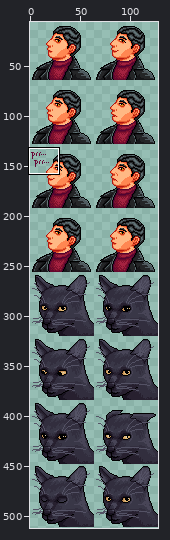
A sprite sheet gets an edit: assets/characters/TCK/catking_portraits_black.png. The first picture is a wide view before the edit; the outline marks the close-up.
Close-up. Before the commit:
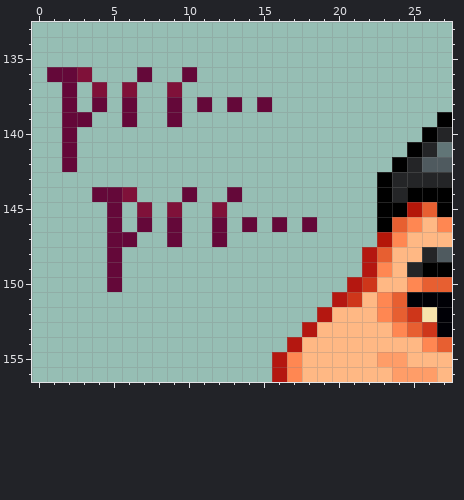
The file is 128x512 pixels. Shown: x 0..27, y 133..156. The wide view leaves out empty margins.
The result:
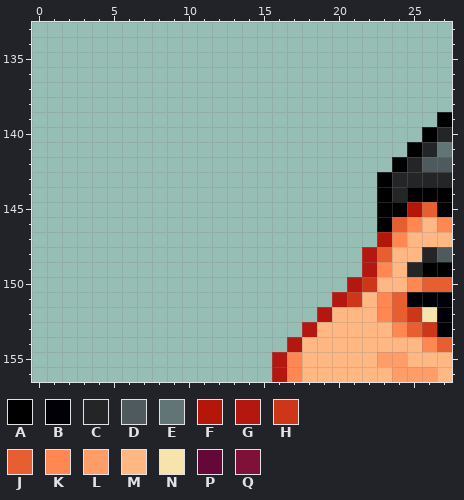
Palette (. is transparent): A #000000  B #000006  C #242527  D #4f5a5f  E #617577  F #b41709  G #b41710  H #ce361a  J #e75f31  K #ff8752  L #ff9d68  M #ffb884  N #f7e3ac  P #640839  Q #7f1139
Edits made:
The author cleared colour P in row 136 at x 1 to 2, 7 and 10; in row 137 at x 2; in row 138 at x 2, 4, 6, 9, 11, 13 and 15; in row 139 at x 2 to 3, 6 and 9; in rows 140 to 142 at x 2; in row 144 at x 4 to 5, 10 and 13.
The author cleared colour P in row 145 at x 5; in row 146 at x 5, 7, 9, 12, 14, 16 and 18; in row 147 at x 5 to 6, 9 and 12; in rows 148 to 150 at x 5.
The author cleared colour Q in row 136 at x 3; in row 137 at x 4, 6 and 9; in row 144 at x 6; in row 145 at x 7, 9 and 12.
Where, in picture pixels (left, top, right, bottom), the same in both close-ups:
erased: (47, 67, 317, 292)
